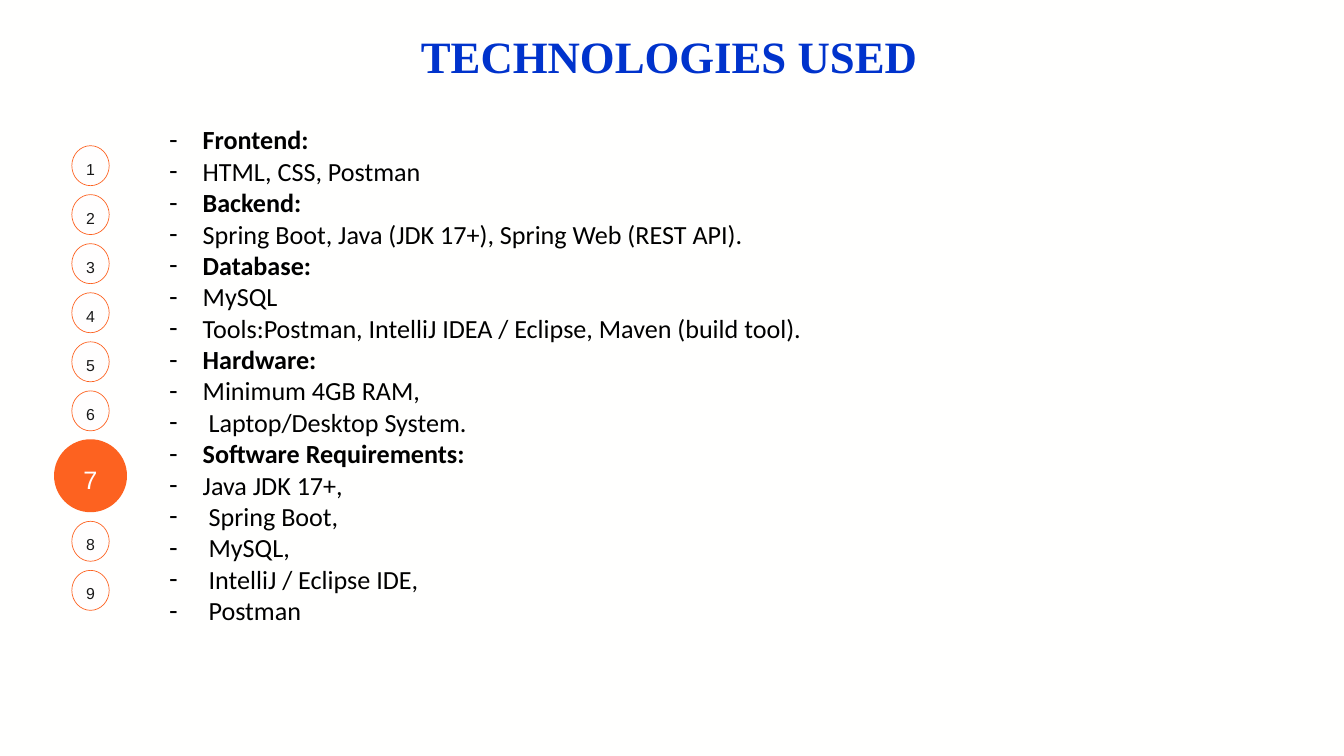
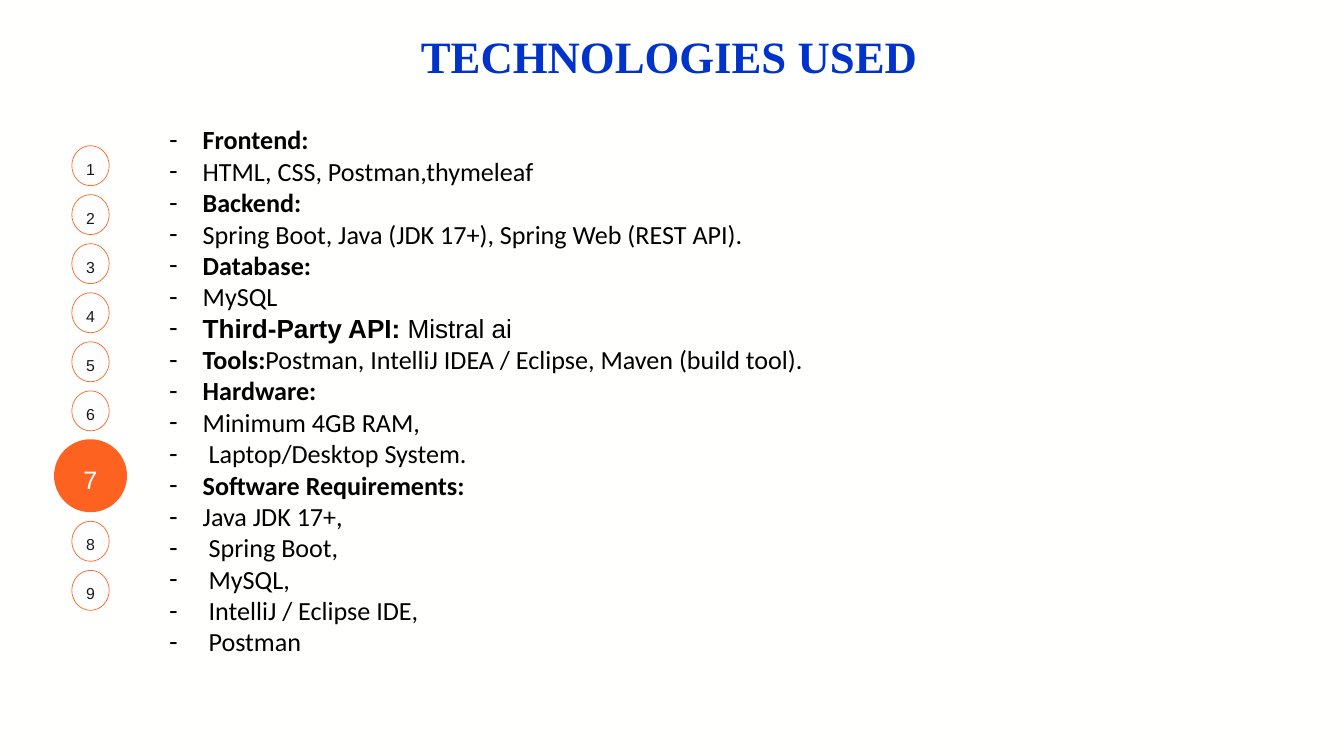
Before and after one commit to saipavankvrn/cs4hs, a slide deck: slide 8 of smart study planner/Kopparthi Sai Pavan full stack project -review-2.pptx. Drawn at 1344x756 pixels with LibreOffice and Linux fonts; fonts in the diff are those of the drawing. Boxes give left, top, right and bottom in pixels: in the first picture for what was removed or moved away, otherwise in the second. Text is boxed around its words. In the diff, an @@ line names an element or a change of style, - is before the commit and + after.

```diff
--- a/smart study planner/Kopparthi Sai Pavan full stack project -review-2.pptx
+++ b/smart study planner/Kopparthi Sai Pavan full stack project -review-2.pptx
@@ text at <box>203,163,533,186</box>: text changed @@
-– HTML, CSS, Postman
+– HTML, CSS, Postman,thymeleaf
@@ text at <box>203,319,512,344</box>: paragraph added @@
+– Third-Party API: Mistral ai
@@ text at <box>203,350,802,374</box>: bold on in "Tools:Postman," @@
```
Also in this commit, not shown: 2 other slides changed, 1 slide added, 1 slide removed, 3 other files.
